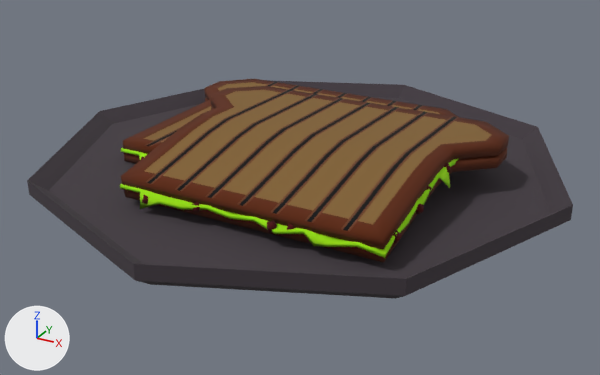
An edit to the FBX model Assets/models/food/prefabs/grilled cheese with snake bits.fbx, drawn before and after from the same camera.
One viewpoint serves both versions: a 50 mm camera at (3.24, -5.78, 2.41) aimed at (0.29, -0.42, -0.27). Lighting does not change. The marker at lower left points along +X, +Y and +Z. The first picture is the older version. Vertices at exactly the same position are counted once.

The older version as bpy lines, for what is in view:
```python
me_circle = bpy.data.meshes.new('Circle')
me_circle.from_pydata(...)  # 3652 vertices, 3602 faces; spans x -1.84..2.38, y -2.44..1.78, z -0.22..0.31
# faces by material slot: [40, 552, 512, 560, 1120, 626, 192]
me_circle.materials.append(mat_plate)  # dark grey #413940
me_circle.materials.append(mat_crust)  # brown #5b2300
me_circle.materials.append(mat_bread)  # brown #816132
me_circle.materials.append(mat_toast_lines_1)  # black #000000
me_circle.materials.append(mat_toast_lines_2)  # brown #673822
me_circle.materials.append(mat_cheese)  # green #9ee700
me_circle.materials.append(mat_snake_bits)  # dark red #4c0100
ob_grilled_cheese = bpy.data.objects.new('grilled cheese', me_circle)
ob_grilled_cheese.location = (0.0, 0.0, 0.0)
```
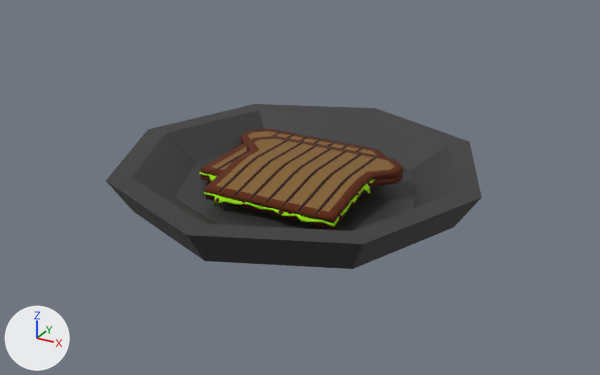
Edits to the bpy script that builds the scene:
```text
Add mat_plate_001:
    mat_plate_001 = principled_material('plate.001')
    mat_plate_001.base_color = (0.0351, 0.0351, 0.0351)  # dark grey #353535
Change me_circle:
    used by ob_grilled_cheese; location = (0.0, 0.0, 0.0)
    remove me_circle.from_pydata(...)  # 3652 vertices, 3602 faces; spans x -1.84..2.38, y -2.44..1.78, z -0.22..0.31
    remove me_circle.materials.append(mat_plate)  # dark grey #413940
    add me_circle.from_pydata(...)  # 3618 vertices, 3562 faces; spans x -1.25..1.8, y -1.73..1.12, z -0.24..0.31
    me_circle part 1: the loose piece of 34 vertices spanning x -1.84..2.38, y -2.44..1.78, z -0.2..0.01 is deleted
    other edits to the shape of me_circle do not show in these pictures
Add me_circle_002:
    me_circle_002.from_pydata(...)  # 47 vertices, 52 faces; spans x -1.51..1.51, y -1.51..1.51, z 0.0..0.37
    me_circle_002.materials.append(mat_plate_001)  # dark grey #353535
Change ob_grilled_cheese:
    ob_grilled_cheese.location: (0.0, 0.0, 0.0) -> (0.096, -0.201, -0.179)
    ob_grilled_cheese.scale: (1.0, 1.0, 1.0) -> (0.54, 0.54, 0.54)
Add ob_plate:
    ob_plate = bpy.data.objects.new('plate', me_circle_002)
    ob_plate.location = (0.246, -0.364, -0.424)
```

Changed parts and their boxes [x1, y1, x2, y2] in the pictures (600 x 375 px):
'grilled cheese', reshaped, moved, rescaled (63% narrower, 54% shorter): before [27, 79, 573, 299]; after [199, 129, 403, 229]
'plate', added: after [106, 104, 482, 269]
part 1 of me_circle, deleted: before [27, 80, 573, 299]
